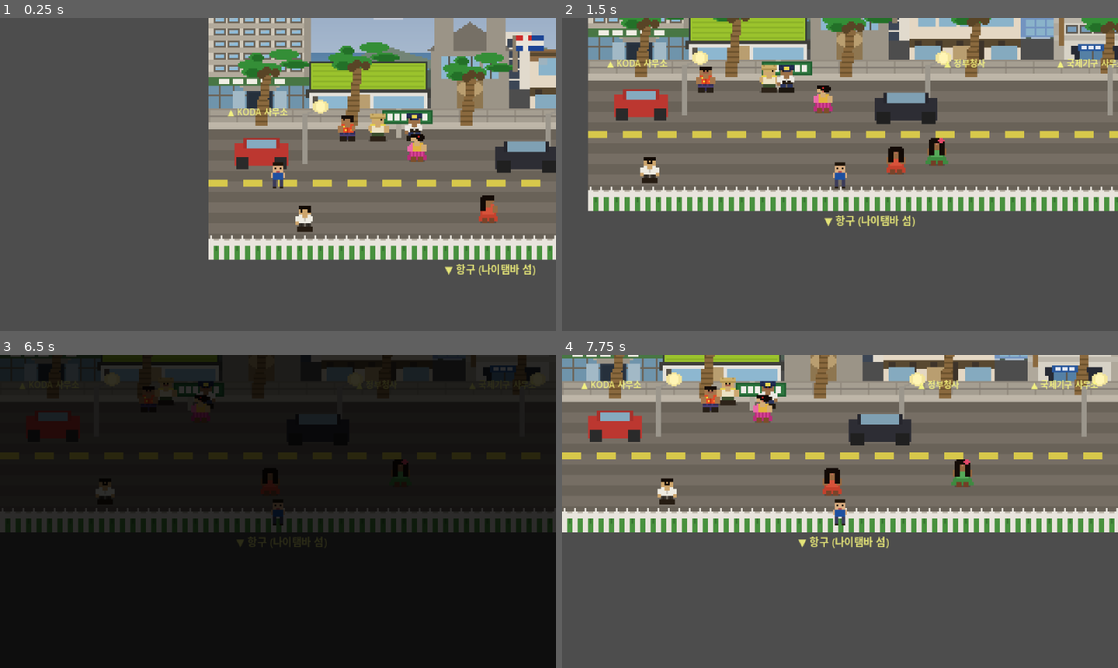
Above: before the commit, frames 1-4 (two rows, left to right).
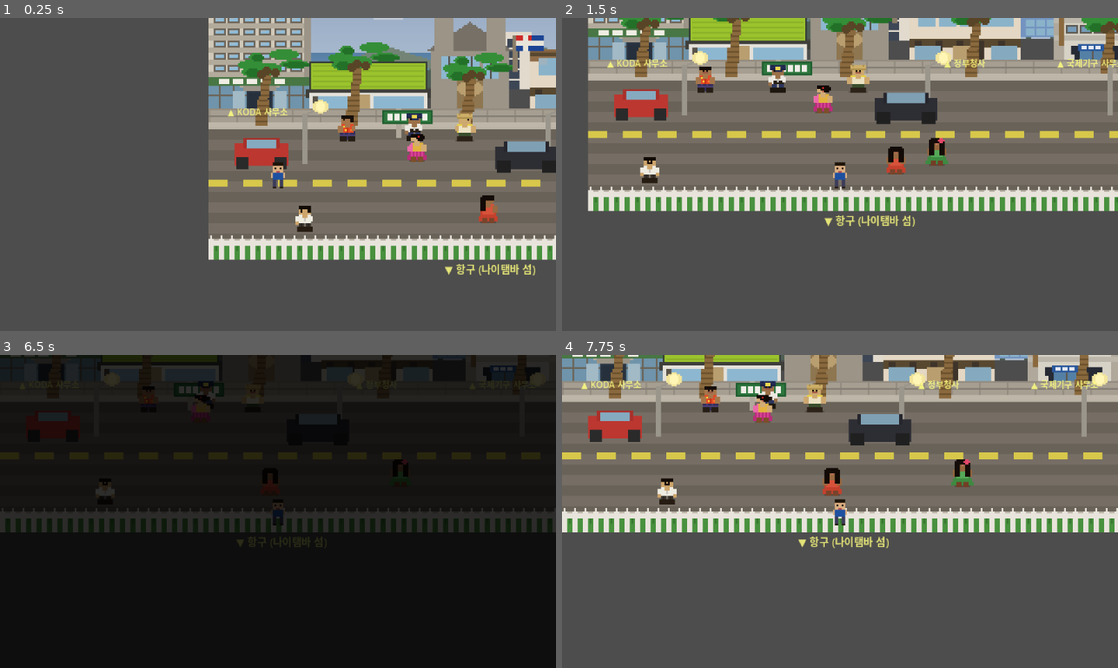
Above: after the commit, the same moments.

Repository: amnotyoung/idc-game
Game: Godot game, scene res://scenes/world/suva_street.tscn
Two runs of this game, one before a commit and one after it. Both use one fixed random seed, a clock stepped at 60 frames per second and the inputs below. This scene is started directly instead of the project's main scene.
Inputs:
- Up to frame 1 (0.25 s): no input
- Up to frame 2 (1.5 s): tap Enter (ui_accept) at 0.5, 0.77 s; hold Right (ui_right) 0.53-1.28 s; tap Q at 0.6, 1.35 s; hold Down (ui_down) from 1.28 s (still down)
- Up to frame 3 (6.5 s): tap Enter (ui_accept) at 1.52, 3.02, 4.25, 4.52, 5, 5.27, 5.75 s; release Down (ui_down) at 2.03 s; hold Right (ui_right) 2.03-2.78 s; tap Q at 2.1, 2.85, 4.35, 5.1, 5.85 s; hold Up (ui_up) 2.78-3.5 s; click "이전(q)" at 3.5 s; hold Left (ui_left) 4.28-5.78 s; hold Down (ui_down) from 5.78 s (still down)
- Up to frame 4 (7.75 s): release Down (ui_down) at 6.53 s; hold Right (ui_right) 6.53-7.28 s; tap Q at 6.6, 7.35 s; tap Enter (ui_accept) at 6.77, 7.25, 7.52 s; hold Up (ui_up) from 7.28 s (still down)

The runs differ from the first frame. In frame 1, 0.5% of the frame differs, in the area x 66-86%, y 30-40%; in frame 2, 0.7%, in the area x 24-56%, y 14-24%; in frame 3, less than 0.1%; in frame 4, 0.5%.

Commit message:
auto: update suva_street.tscn
Co-Authored-By: Claude Opus 4.6 (1M context) <noreply@anthropic.com>

Diff:
--- a/scenes/world/suva_street.tscn
+++ b/scenes/world/suva_street.tscn
@@ -204,12 +204,12 @@
 [node name="CollisionShape2D" type="CollisionShape2D" parent="StreetNPCs/BulaWoman1"]
 shape = SubResource("npc_col")
 
-; NPC 3 — 노점상 (Jack's 앞)
+; NPC 3 — 노점상 (Damodar City 앞)
 [node name="Vendor" type="CharacterBody2D" parent="StreetNPCs"]
-position = Vector2(95, 78)
+position = Vector2(145, 82)
 script = ExtResource("7")
 dialogue_id = "street_vendor_1"
-walk_range = 12.0
+walk_range = 10.0
 walk_speed = 8.0
 [node name="Sprite" type="Sprite2D" parent="StreetNPCs/Vendor"]
 texture = ExtResource("10")
